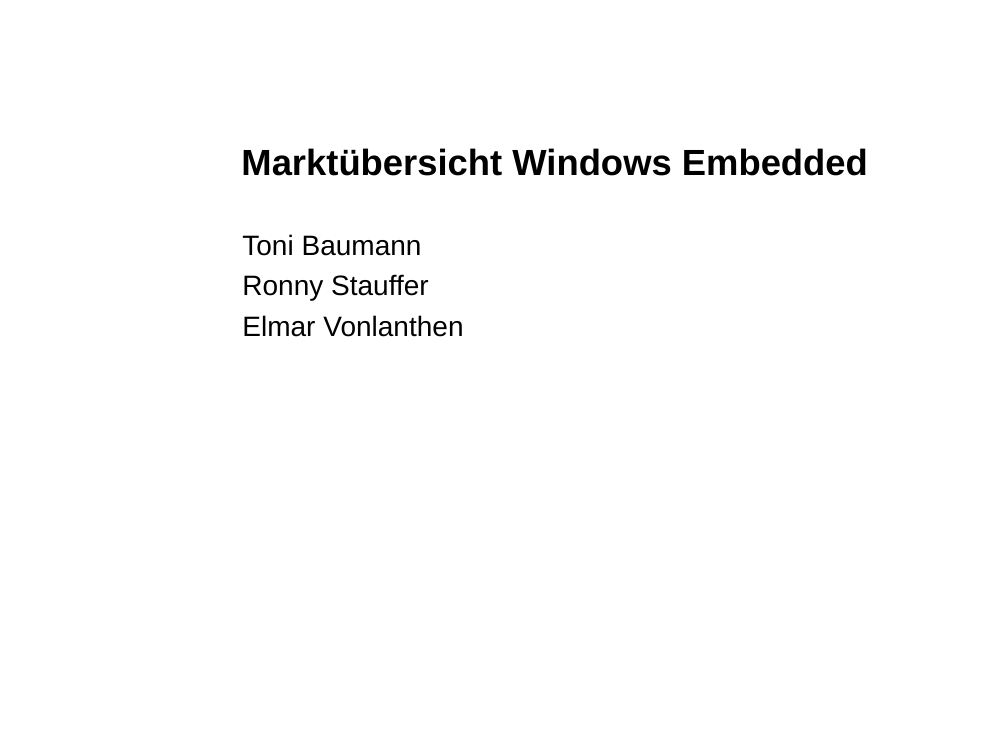
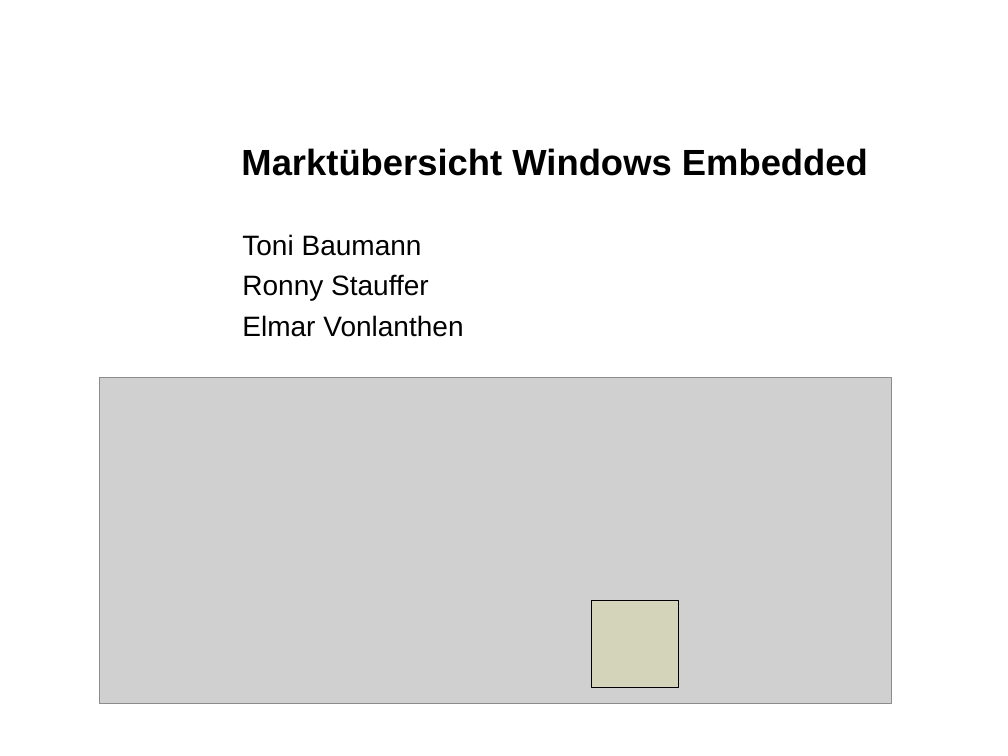
Before and after one commit to eojthejudge/softwaredesigndocs, a slide deck: slide 1 of Portieren/Marktuebersicht_Windows_Embedded.ppt. Drawn at 1008x756 pixels with LibreOffice and Linux fonts; fonts in the diff are those of the drawing; grey boxes stand for pictures; background and template pictures are left out. Boxes give left, top, right and bottom in pixels: in the first picture for what was removed or moved away, otherwise in the second. Text is boxed around its words. In the diff, an @@ line names an element or a change of style, - is before the commit and + after.

```diff
--- a/Portieren/Marktuebersicht_Windows_Embedded.ppt
+++ b/Portieren/Marktuebersicht_Windows_Embedded.ppt
@@ picture added at bbox=[99, 378, 891, 704] @@
@@ rectangle added at bbox=[592, 600, 679, 687], fill #FFFF00 at 10% opacity, outline #000000 0.74 pt @@
```
Also in this commit, not shown: 7 other slides changed, 4 slides added, 4 slides removed, 1 other file.
